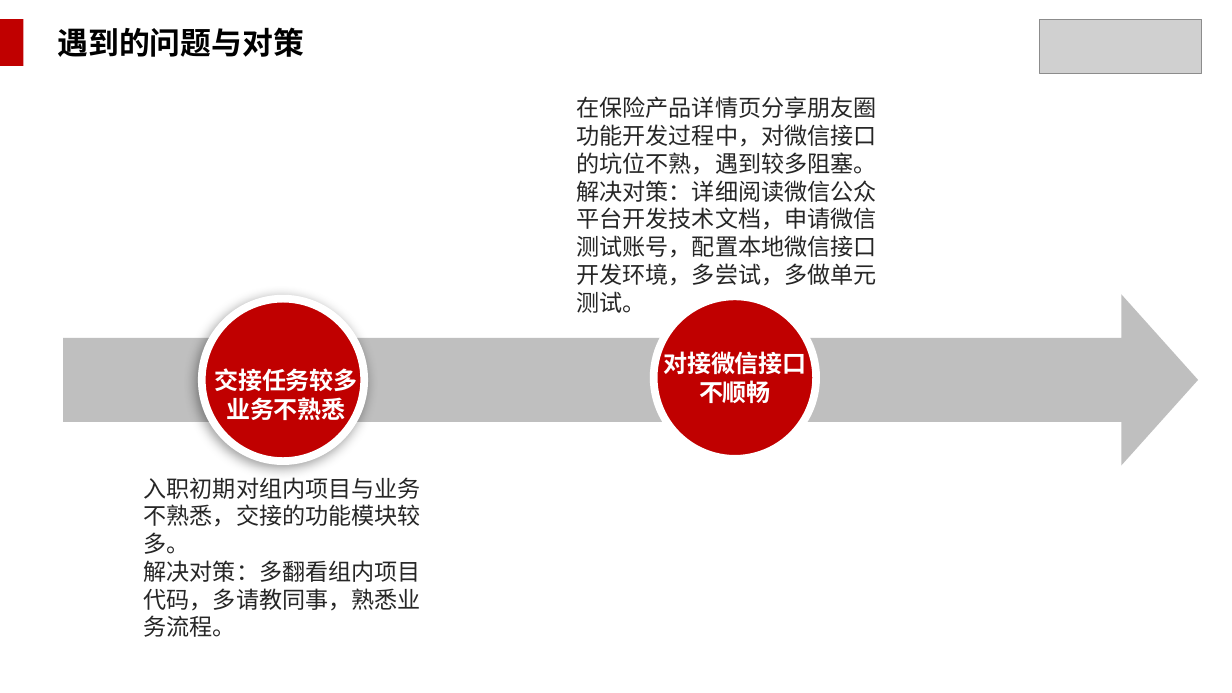
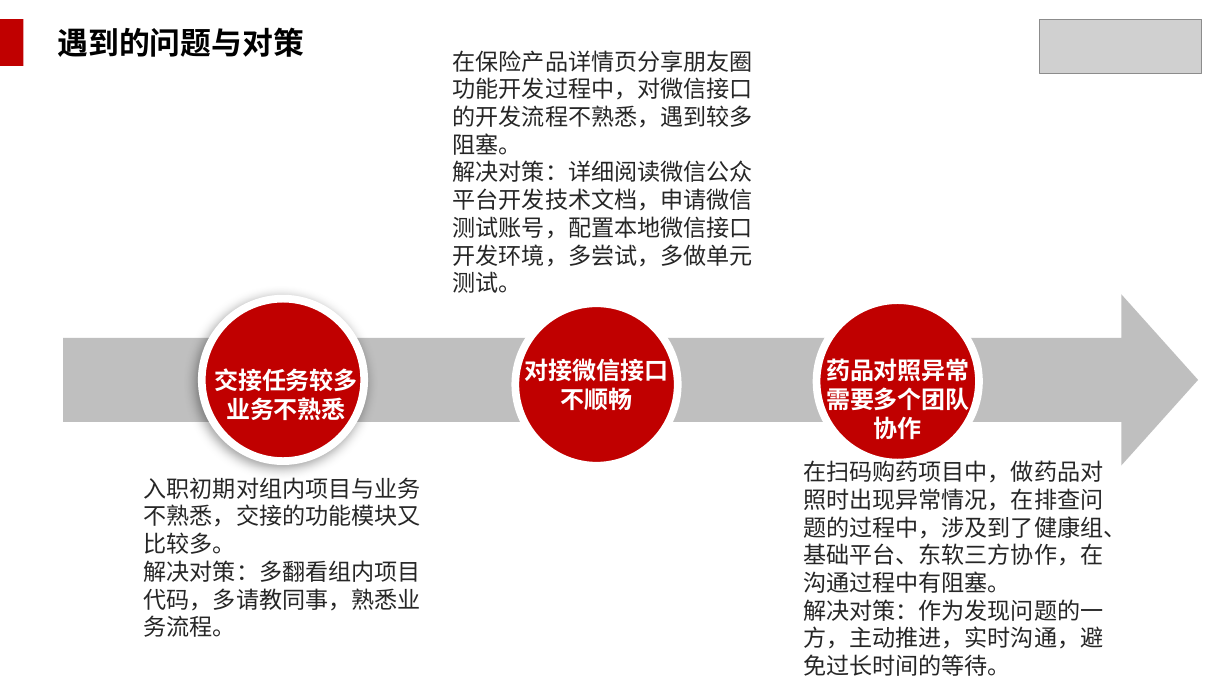
Before and after one commit to WakingFox/myself, a slide deck: slide 8 of 转正述职/王贵成转正述职报告.pptx. Drawn at 1232x693 pixels with LibreOffice and Linux fonts; fonts in the diff are those of the drawing; grey boxes stand for pictures; background and template pictures are left out. Boxes give left, top, right and bottom in pixels: in the first picture for what was removed or moved away, otherwise in the second. Text is boxed around its words. In the diff, an @@ line names an element or a change of style, - is before the commit and + after.

```diff
--- a/转正述职/王贵成转正述职报告.pptx
+++ b/转正述职/王贵成转正述职报告.pptx
@@ text "在保险产品详情页分享朋友圈功能开发过程中，对微信接口的开发流程不熟悉，遇到较多阻塞。": place and size @@
-text "在保险产品详情页分享朋友圈功能开发过程中，对微信接口的开发流程不熟悉，遇到较多阻塞。" at (576, 96, 876, 313)
+text "在保险产品详情页分享朋友圈功能开发过程中，对微信接口的开发流程不熟悉，遇到较多阻塞。" at (453, 50, 753, 293)
@@ text at (453, 50, 753, 155): text changed @@
-在保险产品详情页分享朋友圈功能开发过程中，对微信接口的坑位不熟，遇到较多阻塞。
+在保险产品详情页分享朋友圈功能开发过程中，对微信接口的开发流程不熟悉，遇到较多阻塞。
@@ ellipse: place and size @@
-ellipse at (653, 297, 816, 459)
+ellipse at (516, 303, 678, 466)
@@ ellipse added at (817, 300, 980, 463), fill #C00000, outline #FFFFFF 6 pt @@
@@ text "对接微信接口 不顺畅": place and size @@
-text "对接微信接口 不顺畅" at (663, 348, 806, 403)
+text "对接微信接口 不顺畅" at (525, 358, 668, 410)
@@ text added at (826, 358, 969, 439), 18.7 pt, text #FFFFFF, bold @@
+药品对照异常
+需要多个团队
+协作
@@ text at (144, 477, 421, 554): text changed @@
-入职初期对组内项目与业务不熟悉，交接的功能模块较多。
+入职初期对组内项目与业务不熟悉，交接的功能模块又比较多。
@@ text added at (803, 457, 1126, 676), 18 pt, text #262626 @@
+在扫码购药项目中，做药品对照时出现异常情况，在排查问题的过程中，涉及到了健康组、基础平台、东软三方协作，在沟通过程中有阻塞。
+解决对策：作为发现问题的一方，主动推进，实时沟通，避免过长时间的等待。
```
Also in this commit, not shown: 16 other slides changed.
